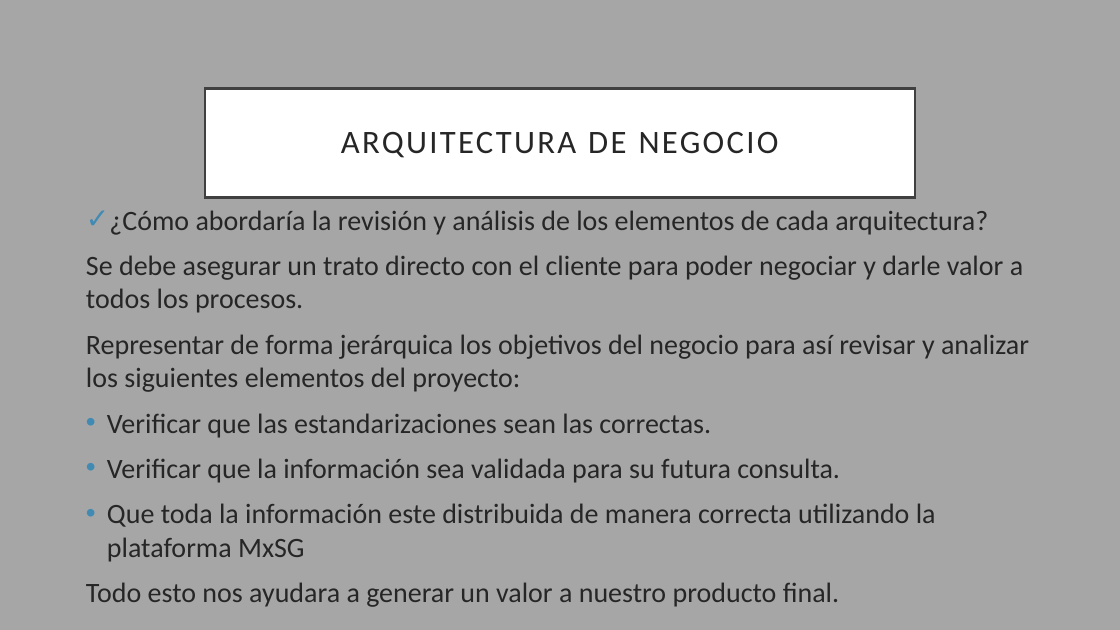
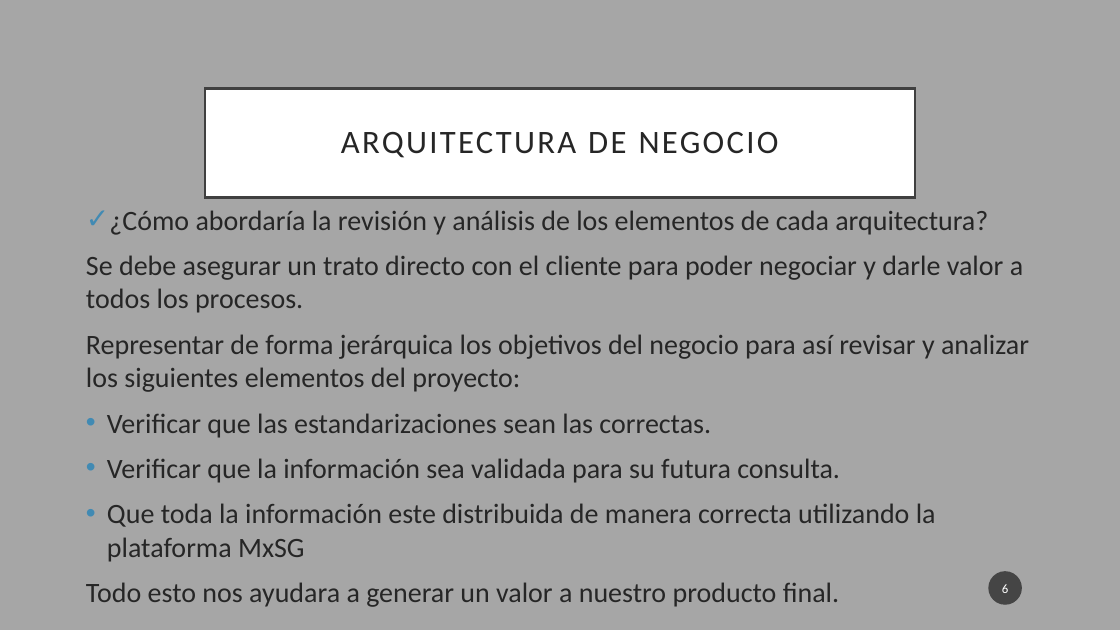
Before and after one commit to LeonelCano/Prueba1, a slide deck: slide 6 of Demanda 8.pptx. Drawn at 1120x630 pixels with LibreOffice and Linux fonts; fonts in the diff are those of the drawing. Boxes give left, top, right and bottom in pixels: in the first picture for what was removed or moved away, otherwise in the second. Text is boxed around its words. In the diff, an @@ line names an element or a change of style, - is before the commit and + after.

```diff
--- a/Demanda 8.pptx
+++ b/Demanda 8.pptx
@@ page number added at box(989, 571, 1023, 605), fill #1D1D1D at 70% opacity, 11 pt, text #FFFFFF @@
+6
```
Also in this commit, not shown: 1 other slide changed, 7 slides added, 5 slides removed.
